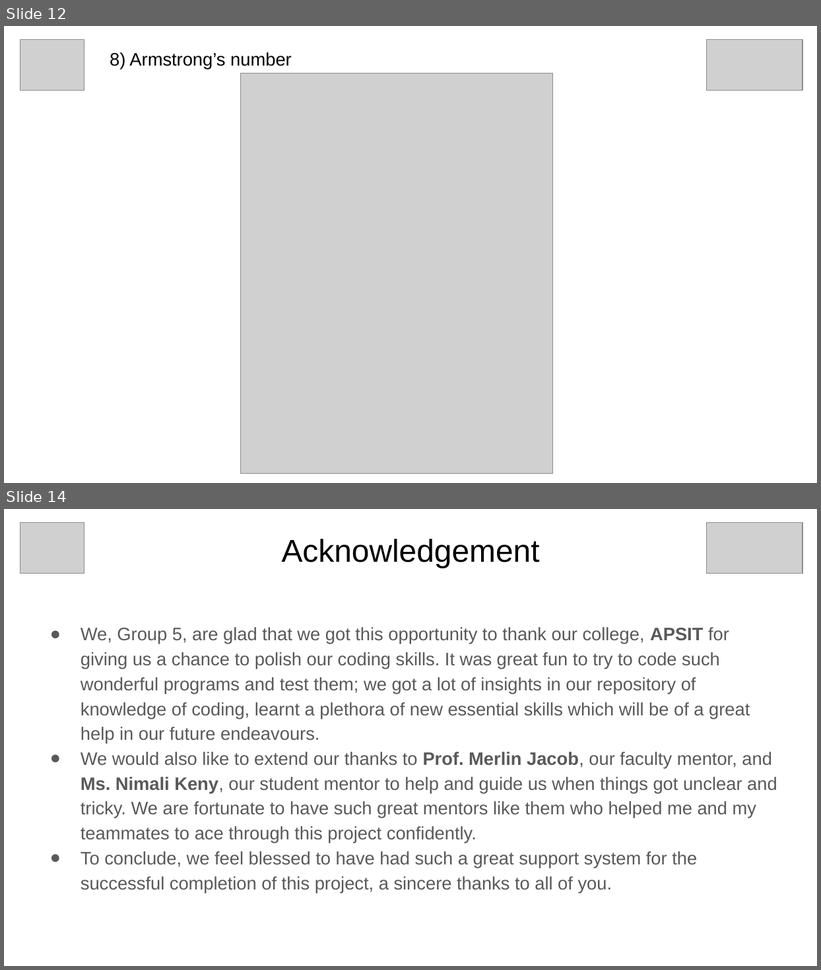
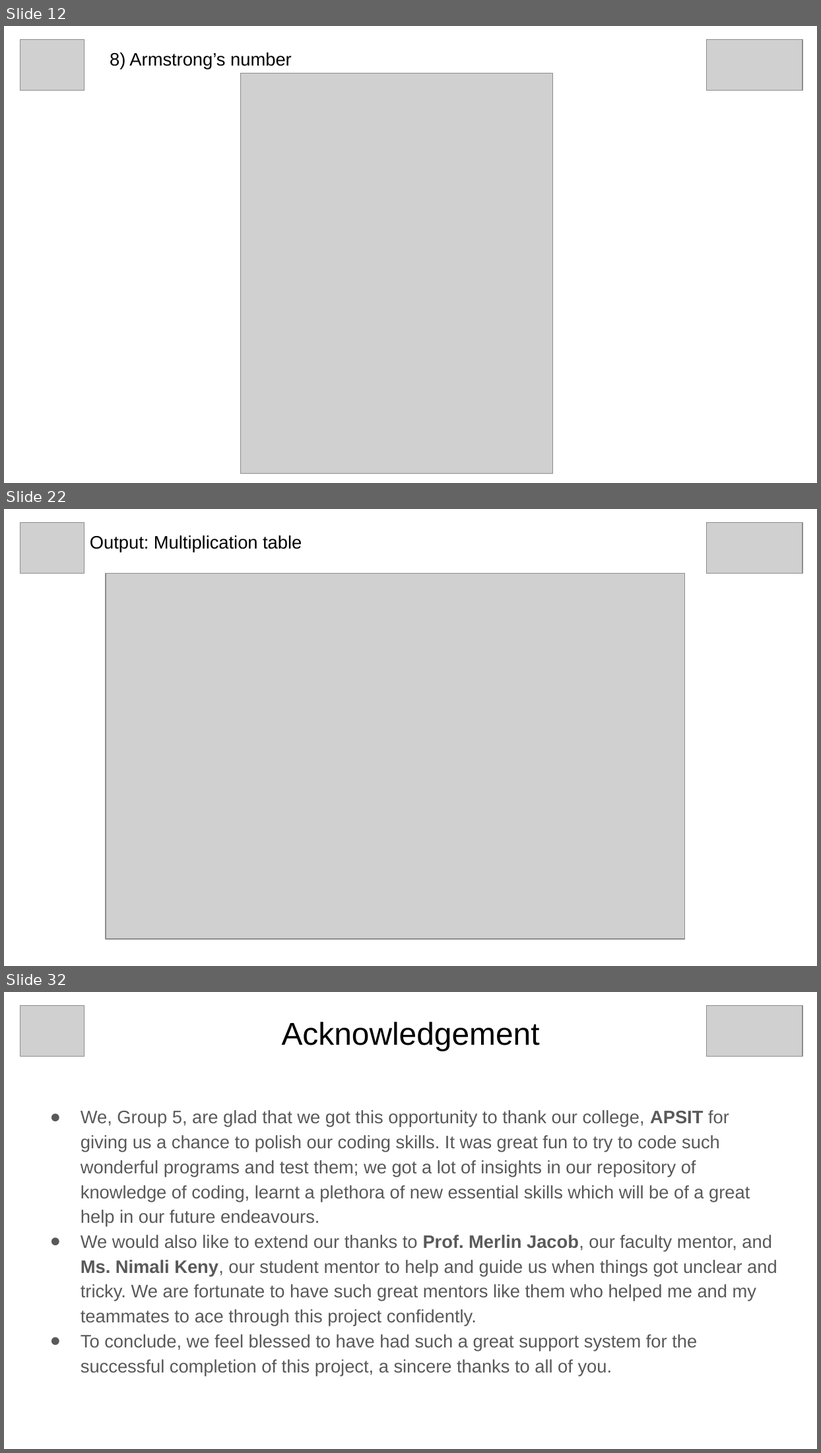
Before and after one commit to grey-hat2003/internship-project, a slide deck: docs/PyPptB2_5.pptx. Shown one above the other, each under a label of ours: slides 12 and 14 before the commit, slides 12, 22 and 32 after it; the slides between them are not shown. The pictures are 821x970 and 821x1453 pixels, drawn with LibreOffice and Linux fonts; fonts in the diff are those of the drawing; grey boxes stand for pictures. Boxes give left, top, right and bottom in pixels: in the first picture for what was removed or moved away, otherwise in the second. Text is boxed around its words. In the diff, an @@ line names an element or a change of style, - is before the commit and + after.

```diff
--- a/docs/PyPptB2_5.pptx
+++ b/docs/PyPptB2_5.pptx
@@ slide 22 added at box(4, 509, 817, 966), background #FFFFFF @@
@@ picture added at box(20, 523, 84, 574) @@
@@ picture added at box(706, 523, 803, 574) @@
@@ title added at box(90, 535, 302, 552), 16 pt, text #000000 @@
+Output: Multiplication table
@@ picture added at box(106, 573, 684, 939) @@
@@ what was slide 14 is now slide 32 @@
```
Also in this commit, not shown: 3 slides changed, 17 other slides added, 1 other file.
